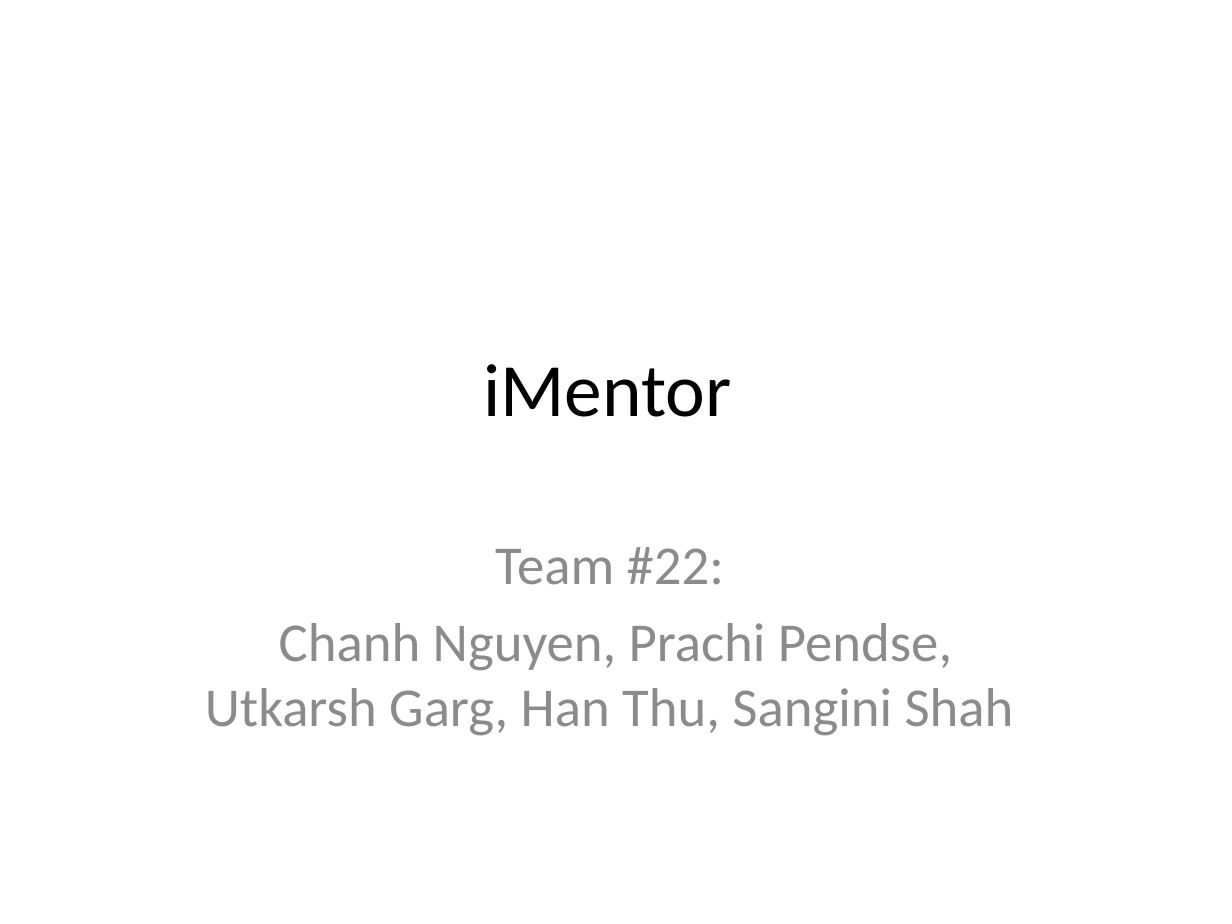
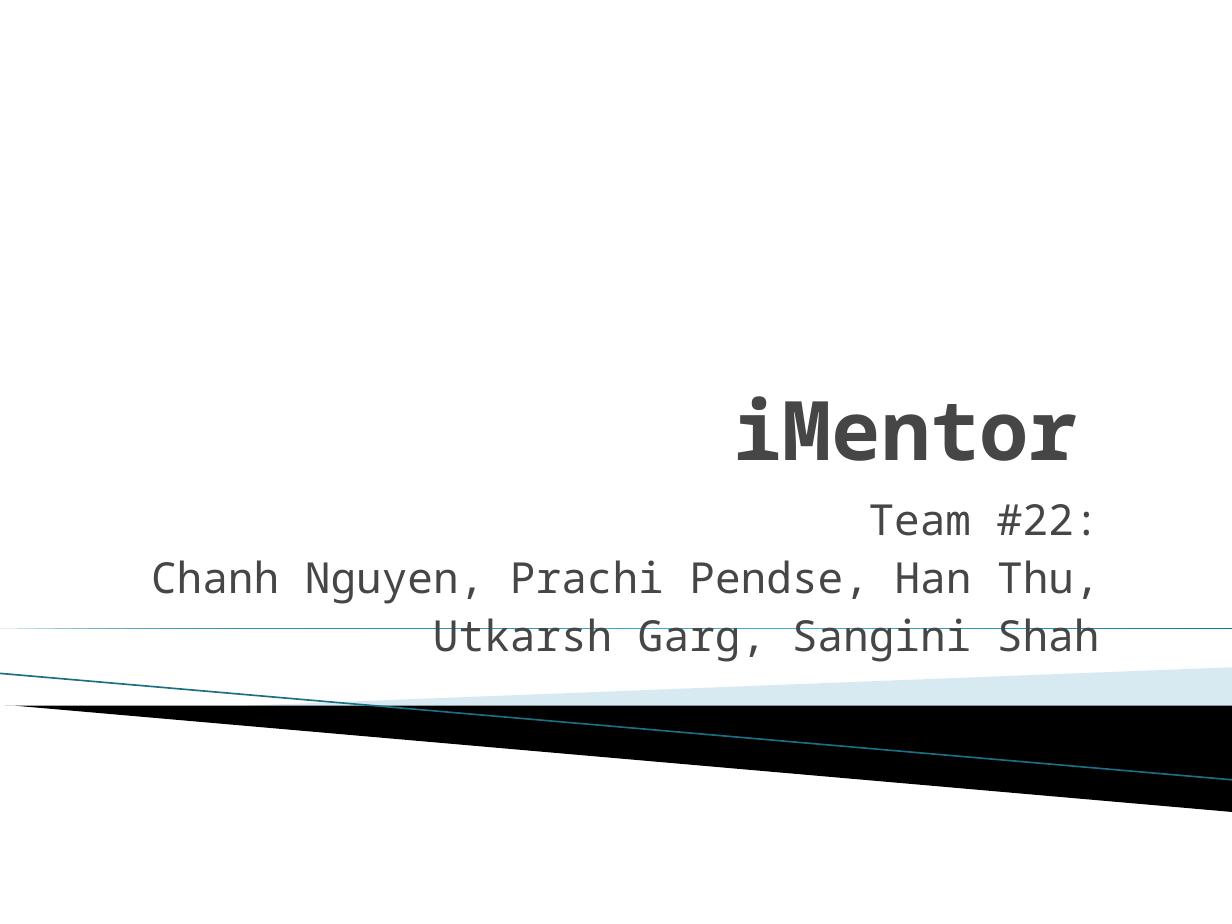
Before and after one commit to cryptogrammer/codeforgood, a slide deck: slide 1 of codeforgood.pptx. Drawn at 1232x924 pixels with LibreOffice and Linux fonts; fonts in the diff are those of the drawing; background and template pictures are left out. Boxes give left, top, right and bottom in pixels: in the first picture for what was removed or moved away, otherwise in the second. Text is boxed around its words. In the diff, an @@ line names an element or a change of style, - is before the commit and + after.

```diff
--- a/codeforgood.pptx
+++ b/codeforgood.pptx
@@ title "iMentor": place and size @@
-title "iMentor" at box(483, 364, 731, 417)
+title "iMentor" at box(733, 396, 1078, 461)
@@ title "iMentor" at box(733, 396, 1078, 461): size 44 to 48 pt, font Calibri to Noto Sans Mono, text colour #000000 to #464646, bold on; alignment centre to right; vertical alignment middle to bottom @@
@@ subtitle "Team #22:": place and size @@
-subtitle "Team #22:" at box(205, 547, 1014, 736)
+subtitle "Team #22:" at box(151, 504, 1100, 662)
@@ subtitle at box(869, 504, 1100, 536): size 32 to 25 pt, font Calibri to Noto Sans Mono, text colour #8C8C8C to #464646 in "Team #22:"; alignment centre to right; less space between paragraphs @@
@@ subtitle at box(151, 560, 1100, 662): text changed; size 32 to 25 pt; font Calibri to Noto Sans Mono; text colour #8C8C8C to #464646 @@
-Chanh Nguyen, Prachi Pendse, Utkarsh Garg, Han Thu, Sangini Shah
+Chanh Nguyen, Prachi Pendse, Han Thu,
+Utkarsh Garg, Sangini Shah
@@ right triangle added at box(0, 628, 1232, 628), fill gradient #007896 to #4CBBDF @@
@@ line added from (0, 674) to (1232, 780), #97C5D8 0.95 pt @@
@@ freeform shape added at box(228, 668, 1232, 733), fill #A0CBDC at 40% opacity @@
@@ freeform shape added at box(5, 706, 1232, 812), fill #000000 @@
```
Also in this commit, not shown: 3 other slides changed.
